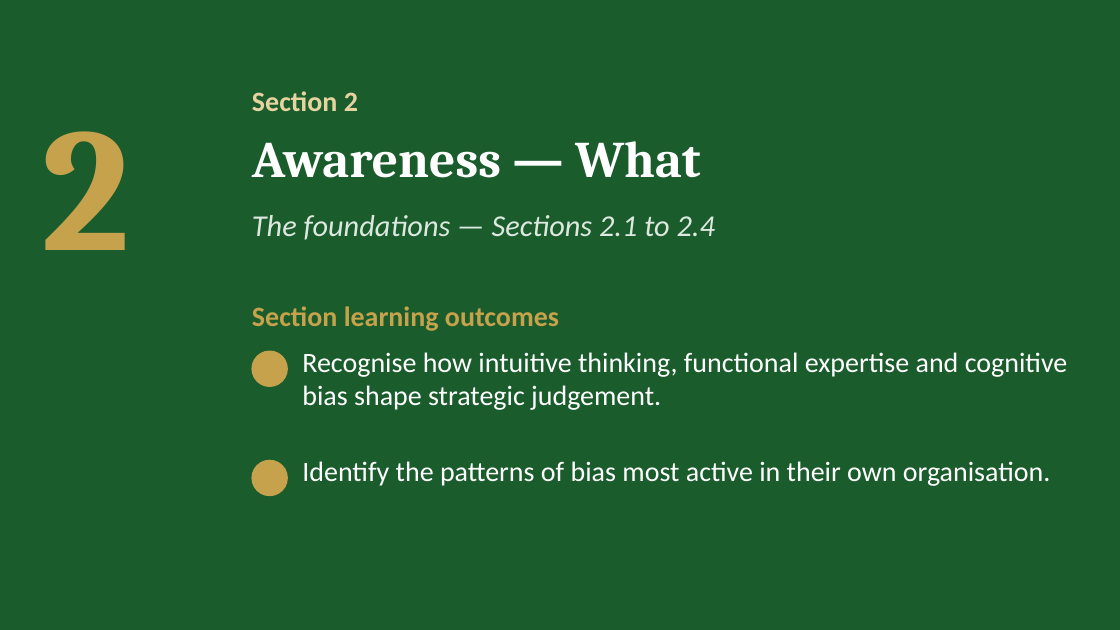
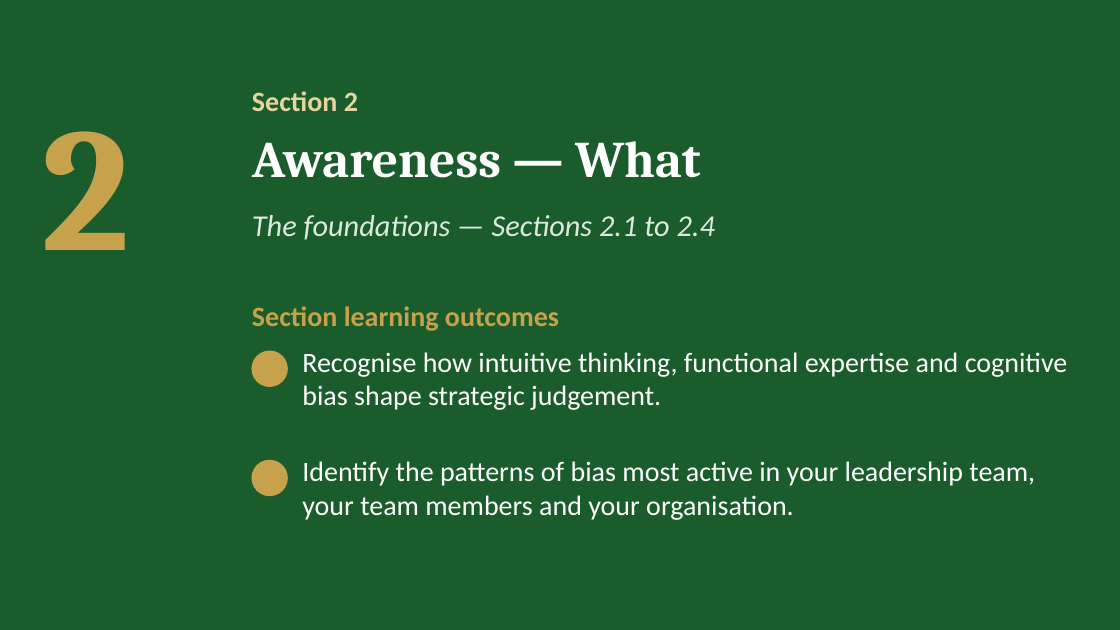
Before and after one commit to IBSL26/ibsl-platform, a slide deck: slide 7 of Unit decks/Unit 01 - Behavioural Strategy Fundamentals.pptx. Drawn at 1120x630 pixels with LibreOffice and Linux fonts; fonts in the diff are those of the drawing; background and template pictures are left out. Boxes give left, top, right and bottom in pixels: in the first picture for what was removed or moved away, otherwise in the second. Text is boxed around its words. In the diff, an @@ line names an element or a change of style, - is before the commit and + after.

Commit message:
Unit 1: participant text reframed, deck final

```diff
--- a/Unit decks/Unit 01 - Behavioural Strategy Fundamentals.pptx
+++ b/Unit decks/Unit 01 - Behavioural Strategy Fundamentals.pptx
@@ text at (302,461,1035,520): text changed @@
-Identify the patterns of bias most active in their own organisation.
+Identify the patterns of bias most active in your leadership team, your team members and your organisation.
```
Also in this commit, not shown: 25 other slides changed, 9 slides added, 11 slides removed, 3 other files.
